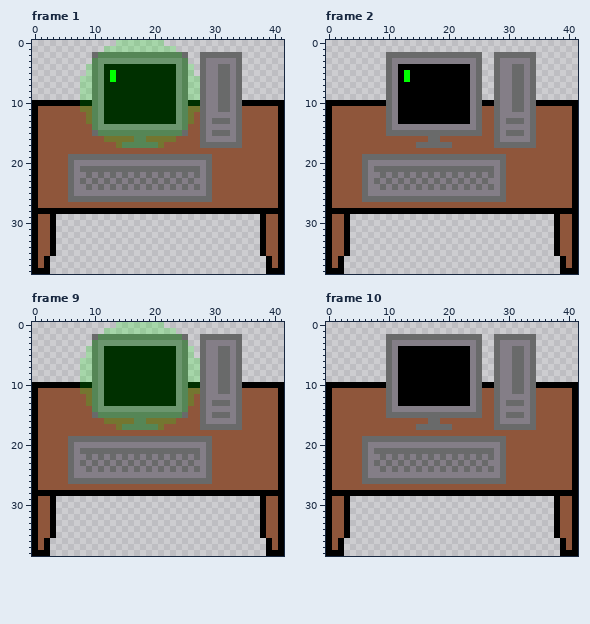
File history of a pixel-art file, assets/workstation.ase. The picture above is the old version.
42x39 pixels, 16 frames. Shown: frame 1, frame 2, frame 9, frame 10. The commit also changed other frames, which this record leaves out.
The result:
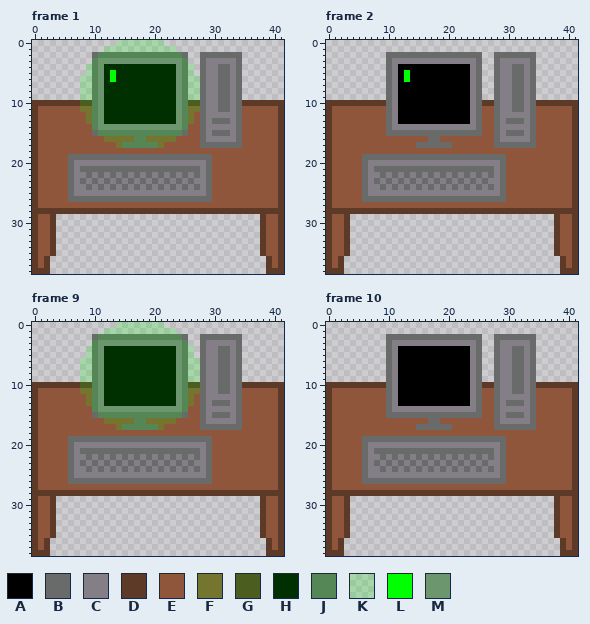
Palette (. is transparent): A #000000  B #696a6a  C #847e87  D #5d3928  E #8f563b  F #747630  G #4b5e20  H #003000  J #558656  K #00ff0030  L #00ff00  M #6b966e
From old to new:
--- frame 1, layer "Layer 3"
@@ x 0..41 @@
  9 ........KKJMHHHHHHHHHHHHMJKKBCCBBCB.......
-10 AAAAAAAAHHJMHHHHHHHHHHHHMJHHBCCBBCBAAAAAAA
-11 AEEEEEEEFFJMHHHHHHHHHHHHMJFFBCCBBCBEEEEEEA
-12 AEEEEEEEEFJMHHHHHHHHHHHHMJFEBCCCCCBEEEEEEA
-13 AEEEEEEEEFJMHHHHHHHHHHHHMJFEBCBBBCBEEEEEEA
-14 AEEEEEEEEEJMMMMMMMMMMMMMMJEEBCCCCCBEEEEEEA
-15 AEEEEEEEEEBJJJJJJJJJJJJJJBEEBCBBBCBEEEEEEA
-16 AEEEEEEEEEEEFFFFFJJFFFFFEEEEBCCCCCBEEEEEEA
-17 AEEEEEEEEEEEEEFJJJJJJFEEEEEEBBBBBBBEEEEEEA
-18 AEEEEEEEEEEEEEEEEEEEEEEEEEEEEEEEEEEEEEEEEA
-19 AEEEEEBBBBBBBBBBBBBBBBBBBBBBBBEEEEEEEEEEEA
-20 AEEEEEBCCCCCCCCCCCCCCCCCCCCCCBEEEEEEEEEEEA
-21 AEEEEEBCBBBBBBBBBBBBBBBBBBBBCBEEEEEEEEEEEA
-22 AEEEEEBCCBCBCBCBCBCBCBCBCBCBCBEEEEEEEEEEEA
-23 AEEEEEBCBCBCBCBCBCBCBCBCBCBCCBEEEEEEEEEEEA
-24 AEEEEEBCCBCBCBCBCBCBCBCBCBCBCBEEEEEEEEEEEA
-25 AEEEEEBCCCCCCCCCCCCCCCCCCCCCCBEEEEEEEEEEEA
-26 AEEEEEBBBBBBBBBBBBBBBBBBBBBBBBEEEEEEEEEEEA
-27 AEEEEEEEEEEEEEEEEEEEEEEEEEEEEEEEEEEEEEEEEA
-28 AAAAAAAAAAAAAAAAAAAAAAAAAAAAAAAAAAAAAAAAAA
-29 AEEA..................................AEEA
-30 AEEA..................................AEEA
-31 AEEA..................................AEEA
-32 AEEA..................................AEEA
-33 AEEA..................................AEEA
-34 AEEA..................................AEEA
-35 AEEA..................................AEEA
-36 AEA....................................AEA
-37 AEA....................................AEA
-38 AAA....................................AAA
+10 DDDDDDDDGGJMHHHHHHHHHHHHMJGGBCCBBCBDDDDDDD
+11 DEEEEEEEFFJMHHHHHHHHHHHHMJFFBCCBBCBEEEEEED
+12 DEEEEEEEEFJMHHHHHHHHHHHHMJFEBCCCCCBEEEEEED
+13 DEEEEEEEEFJMHHHHHHHHHHHHMJFEBCBBBCBEEEEEED
+14 DEEEEEEEEEJMMMMMMMMMMMMMMJEEBCCCCCBEEEEEED
+15 DEEEEEEEEEBJJJJJJJJJJJJJJBEEBCBBBCBEEEEEED
+16 DEEEEEEEEEEEFFFFFJJFFFFFEEEEBCCCCCBEEEEEED
+17 DEEEEEEEEEEEEEFJJJJJJFEEEEEEBBBBBBBEEEEEED
+18 DEEEEEEEEEEEEEEEEEEEEEEEEEEEEEEEEEEEEEEEED
+19 DEEEEEBBBBBBBBBBBBBBBBBBBBBBBBEEEEEEEEEEED
+20 DEEEEEBCCCCCCCCCCCCCCCCCCCCCCBEEEEEEEEEEED
+21 DEEEEEBCBBBBBBBBBBBBBBBBBBBBCBEEEEEEEEEEED
+22 DEEEEEBCCBCBCBCBCBCBCBCBCBCBCBEEEEEEEEEEED
+23 DEEEEEBCBCBCBCBCBCBCBCBCBCBCCBEEEEEEEEEEED
+24 DEEEEEBCCBCBCBCBCBCBCBCBCBCBCBEEEEEEEEEEED
+25 DEEEEEBCCCCCCCCCCCCCCCCCCCCCCBEEEEEEEEEEED
+26 DEEEEEBBBBBBBBBBBBBBBBBBBBBBBBEEEEEEEEEEED
+27 DEEEEEEEEEEEEEEEEEEEEEEEEEEEEEEEEEEEEEEEED
+28 DDDDDDDDDDDDDDDDDDDDDDDDDDDDDDDDDDDDDDDDDD
+29 DEED..................................DEED
+30 DEED..................................DEED
+31 DEED..................................DEED
+32 DEED..................................DEED
+33 DEED..................................DEED
+34 DEED..................................DEED
+35 DEED..................................DEED
+36 DED....................................DED
+37 DED....................................DED
+38 DDD....................................DDD
--- frame 2, layer "Layer 3"
@@ x 0..41 @@
  9 ..........BCAAAAAAAAAAAACB..BCCBBCB.......
-10 AAAAAAAAAABCAAAAAAAAAAAACBAABCCBBCBAAAAAAA
-11 AEEEEEEEEEBCAAAAAAAAAAAACBEEBCCBBCBEEEEEEA
-12 AEEEEEEEEEBCAAAAAAAAAAAACBEEBCCCCCBEEEEEEA
-13 AEEEEEEEEEBCAAAAAAAAAAAACBEEBCBBBCBEEEEEEA
-14 AEEEEEEEEEBCCCCCCCCCCCCCCBEEBCCCCCBEEEEEEA
-15 AEEEEEEEEEBBBBBBBBBBBBBBBBEEBCBBBCBEEEEEEA
-16 AEEEEEEEEEEEEEEEEBBEEEEEEEEEBCCCCCBEEEEEEA
-17 AEEEEEEEEEEEEEEBBBBBBEEEEEEEBBBBBBBEEEEEEA
-18 AEEEEEEEEEEEEEEEEEEEEEEEEEEEEEEEEEEEEEEEEA
-19 AEEEEEBBBBBBBBBBBBBBBBBBBBBBBBEEEEEEEEEEEA
-20 AEEEEEBCCCCCCCCCCCCCCCCCCCCCCBEEEEEEEEEEEA
-21 AEEEEEBCBBBBBBBBBBBBBBBBBBBBCBEEEEEEEEEEEA
-22 AEEEEEBCCBCBCBCBCBCBCBCBCBCBCBEEEEEEEEEEEA
-23 AEEEEEBCBCBCBCBCBCBCBCBCBCBCCBEEEEEEEEEEEA
-24 AEEEEEBCCBCBCBCBCBCBCBCBCBCBCBEEEEEEEEEEEA
-25 AEEEEEBCCCCCCCCCCCCCCCCCCCCCCBEEEEEEEEEEEA
-26 AEEEEEBBBBBBBBBBBBBBBBBBBBBBBBEEEEEEEEEEEA
-27 AEEEEEEEEEEEEEEEEEEEEEEEEEEEEEEEEEEEEEEEEA
-28 AAAAAAAAAAAAAAAAAAAAAAAAAAAAAAAAAAAAAAAAAA
-29 AEEA..................................AEEA
-30 AEEA..................................AEEA
-31 AEEA..................................AEEA
-32 AEEA..................................AEEA
-33 AEEA..................................AEEA
-34 AEEA..................................AEEA
-35 AEEA..................................AEEA
-36 AEA....................................AEA
-37 AEA....................................AEA
-38 AAA....................................AAA
+10 DDDDDDDDDDBCAAAAAAAAAAAACBDDBCCBBCBDDDDDDD
+11 DEEEEEEEEEBCAAAAAAAAAAAACBEEBCCBBCBEEEEEED
+12 DEEEEEEEEEBCAAAAAAAAAAAACBEEBCCCCCBEEEEEED
+13 DEEEEEEEEEBCAAAAAAAAAAAACBEEBCBBBCBEEEEEED
+14 DEEEEEEEEEBCCCCCCCCCCCCCCBEEBCCCCCBEEEEEED
+15 DEEEEEEEEEBBBBBBBBBBBBBBBBEEBCBBBCBEEEEEED
+16 DEEEEEEEEEEEEEEEEBBEEEEEEEEEBCCCCCBEEEEEED
+17 DEEEEEEEEEEEEEEBBBBBBEEEEEEEBBBBBBBEEEEEED
+18 DEEEEEEEEEEEEEEEEEEEEEEEEEEEEEEEEEEEEEEEED
+19 DEEEEEBBBBBBBBBBBBBBBBBBBBBBBBEEEEEEEEEEED
+20 DEEEEEBCCCCCCCCCCCCCCCCCCCCCCBEEEEEEEEEEED
+21 DEEEEEBCBBBBBBBBBBBBBBBBBBBBCBEEEEEEEEEEED
+22 DEEEEEBCCBCBCBCBCBCBCBCBCBCBCBEEEEEEEEEEED
+23 DEEEEEBCBCBCBCBCBCBCBCBCBCBCCBEEEEEEEEEEED
+24 DEEEEEBCCBCBCBCBCBCBCBCBCBCBCBEEEEEEEEEEED
+25 DEEEEEBCCCCCCCCCCCCCCCCCCCCCCBEEEEEEEEEEED
+26 DEEEEEBBBBBBBBBBBBBBBBBBBBBBBBEEEEEEEEEEED
+27 DEEEEEEEEEEEEEEEEEEEEEEEEEEEEEEEEEEEEEEEED
+28 DDDDDDDDDDDDDDDDDDDDDDDDDDDDDDDDDDDDDDDDDD
+29 DEED..................................DEED
+30 DEED..................................DEED
+31 DEED..................................DEED
+32 DEED..................................DEED
+33 DEED..................................DEED
+34 DEED..................................DEED
+35 DEED..................................DEED
+36 DED....................................DED
+37 DED....................................DED
+38 DDD....................................DDD
--- frame 9, layer "Layer 3": the same change as frame 1
--- frame 10, layer "Layer 3": the same change as frame 2
Where, in picture pixels (left, top, right, bottom), the same in both pictures:
changed: (32, 100, 284, 274)
changed: (326, 100, 578, 274)
changed: (32, 382, 284, 556)
changed: (326, 382, 578, 556)
